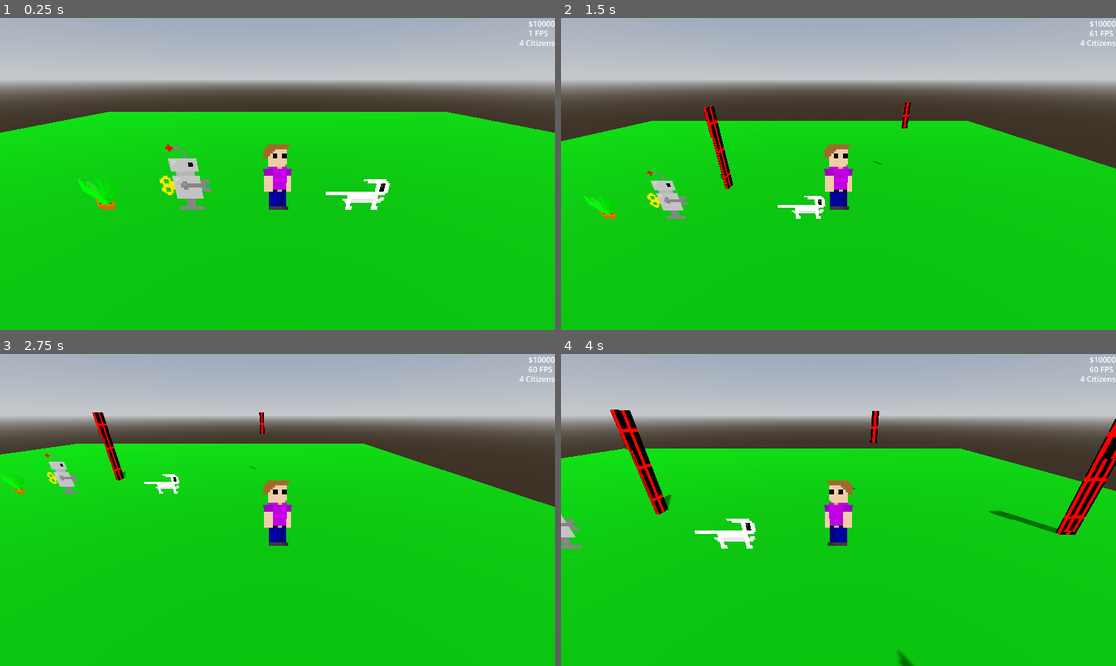
Above: before the commit, frames 1-4 (two rows, left to right).
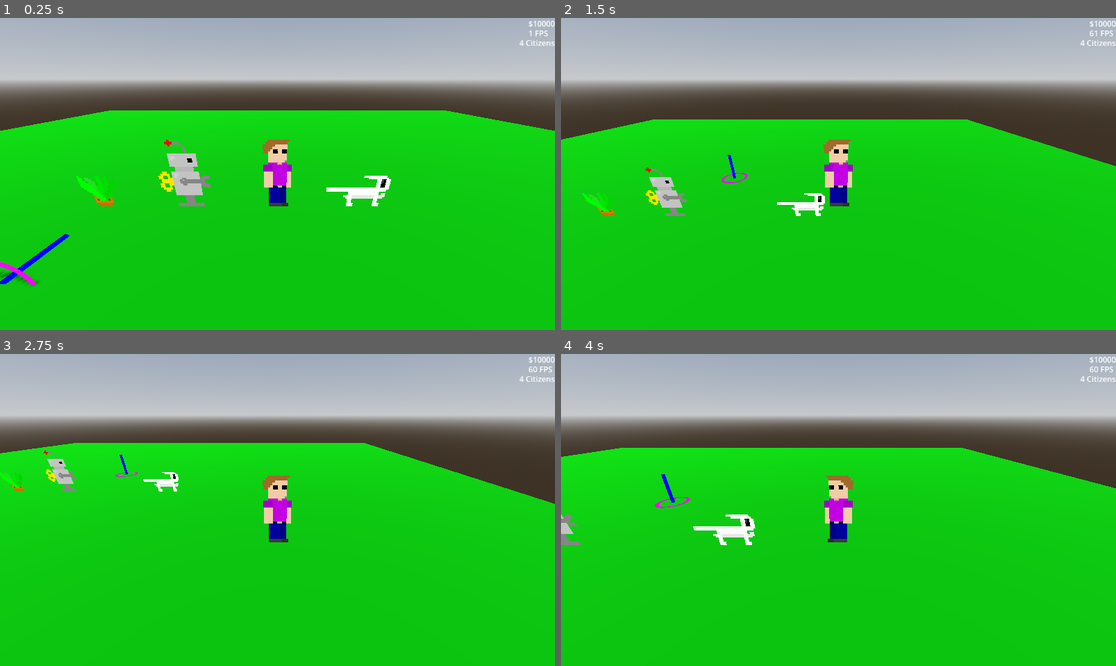
Above: after the commit, the same moments.

Repository: Jcodefox/ProjectCommonGround
Game: Godot game, scene res://scenes/world_3d.tscn
Same seed, same stepped clock (60 frames per second), same inputs: the game is played once before the commit and once after it.
Inputs (mouse positions are in pixels of both pictures, inside the frame that each line leads up to):
- Up to frame 1 (0.25 s): no input
- Up to frame 2 (1.5 s): tap Enter at 0.5 s; move the mouse to (960, 158) at 0.52 s; hold D (right) 0.53-1.28 s; right-click (960, 158) at 0.6 s; click (960, 158) at 0.67 s; tap Space (jump) at 0.77, 1.07 s; tap E (interact) at 0.8, 1.35 s; move the mouse to (727, 189) at 1.27 s; hold S (down) from 1.28 s (still down); click (727, 189) at 1.42 s
- Up to frame 3 (2.75 s): tap Space (jump) at 1.52, 1.82 s; tap Mouse wheel down (scroll_down) at 1.55, 2.1 s; move the mouse to (333, 441) at 2.02 s; release S (down) at 2.03 s; hold D (right) from 2.03 s (still down); click (333, 441) at 2.17 s; tap Mouse wheel up (scroll_up) at 2.3 s
- Up to frame 4 (4 s): move the mouse to (810, 572) at 2.77 s; release D (right) at 2.78 s; hold W (up) 2.78-3.53 s; tap Mouse wheel up (scroll_up) at 2.85 s; click (810, 572) at 2.92 s; tap Space (jump) at 3.02, 3.05, 3.32 s; move the mouse to (1005, 556) at 3.52 s; hold A (left) from 3.53 s (still down); hold Space (jump) from 3.53 s (still down); click (1005, 556) at 3.67 s; right-click (1005, 556) at 3.8 s

The runs differ from the first frame. In frame 1, 2.5% of the frame differs, in the area x 0-100%, y 29-86%; in frame 2, 2.2%; in frame 3, 1.7%; in frame 4, 4.1%, in the area x 0-100%, y 17-100%.

Commit message:
Worked on code for placing doors. Everything is buggy in this commit.

Diff:
--- /dev/null
+++ b/prefabs/door.tscn
@@ -0,0 +1,5 @@
+[gd_scene format=3 uid="uid://bw37opep3khxy"]
+
+[node name="Door" type="CSGBox3D"]
+operation = 2
+size = Vector3(1, 2, 1)
--- a/scenes/world_3d.tscn
+++ b/scenes/world_3d.tscn
@@ -42,6 +42,23 @@
 [sub_resource type="CapsuleShape3D" id="CapsuleShape3D_ippaq"]
 radius = 0.2
 height = 0.8
+
+[sub_resource type="StandardMaterial3D" id="StandardMaterial3D_1qqyy"]
+shading_mode = 0
+albedo_color = Color(1, 0, 1, 1)
+
+[sub_resource type="TorusMesh" id="TorusMesh_a23sj"]
+inner_radius = 0.4
+outer_radius = 0.5
+
+[sub_resource type="StandardMaterial3D" id="StandardMaterial3D_kiqob"]
+shading_mode = 0
+albedo_color = Color(0, 0, 1, 1)
+
+[sub_resource type="CylinderMesh" id="CylinderMesh_ddf7y"]
+top_radius = 0.05
+bottom_radius = 0.05
+height = 1.0
 
 [sub_resource type="Gradient" id="Gradient_e0hen"]
 interpolation_mode = 1
@@ -188,7 +205,7 @@
 region_rect = Rect2(0, 0, 32, 32)
 
 [node name="Camera3D" type="Camera3D" parent="Player"]
-transform = Transform3D(1, 0, 0, 0, 0.906308, 0.422618, 0, -0.422618, 0.906308, 0, 2, 4)
+transform = Transform3D(1, 0, 0, 0, 0.906308, 0.422618, 0, -0.422618, 0.906308, 0, 1.9, 4)
 
 [node name="Decal" type="Decal" parent="Player"]
 transform = Transform3D(1, 0, 0, 0, 1, 0, 0, 0, 1, 0, -1.79, 0)
@@ -256,8 +273,20 @@
 texture_albedo = SubResource("GradientTexture2D_5585g")
 upper_fade = 0.01
 
+[node name="Cursor" type="Node3D" parent="."]
+transform = Transform3D(1, 0, 0, 0, 1, 0, 0, 0, 1, -4, 0, 2)
+
+[node name="MeshInstance3D" type="MeshInstance3D" parent="Cursor"]
+transform = Transform3D(1, 0, 0, 0, 1.31134e-08, 1, 0, -0.1, 1.31134e-07, 0, 0, 0)
+material_override = SubResource("StandardMaterial3D_1qqyy")
+mesh = SubResource("TorusMesh_a23sj")
+
+[node name="MeshInstance3D2" type="MeshInstance3D" parent="Cursor"]
+transform = Transform3D(1, 0, 0, 0, 1.31134e-07, 1, 0, -1, 1.31134e-07, 0, 0, -0.5)
+material_override = SubResource("StandardMaterial3D_kiqob")
+mesh = SubResource("CylinderMesh_ddf7y")
+
 [node name="Building" type="CSGCombiner3D" parent="."]
-transform = Transform3D(1, 0, 0, 0, 1, 0, 0, 0, 1, 0, 1.5, 0)
 material_override = SubResource("StandardMaterial3D_alqwv")
 collision_layer = 11
 collision_mask = 11
@@ -270,11 +299,6 @@
 operation = 2
 size = Vector3(0.9, 4.8, 0.9)
 
-[node name="Door" type="CSGBox3D" parent="Building"]
-transform = Transform3D(1, 0, 0, 0, 1, 0, 0, 0, 1, 0, -0.4, 0.5)
-operation = 2
-size = Vector3(1, 2, 0.1)
-
 [node name="PlacementArea" type="Area3D" parent="Building"]
 collision_layer = 4
 collision_mask = 4
@@ -282,3 +306,10 @@
 [node name="CollisionShape3D" type="CollisionShape3D" parent="Building/PlacementArea"]
 transform = Transform3D(1, 0, 0, 0, 1, 0, 0, 0, 1, 0, 0.01, 0)
 shape = SubResource("BoxShape3D_q3bje")
+
+[node name="CSGCombiner3D" type="CSGCombiner3D" parent="."]
+material_override = SubResource("StandardMaterial3D_alqwv")
+operation = 1
+use_collision = true
+collision_layer = 11
+collision_mask = 11
--- a/scripts/building.gd
+++ b/scripts/building.gd
@@ -5,25 +5,45 @@
 var mouse_down_pos: Vector3 = Vector3.ZERO
 var was_mouse_pressed: bool = false
 
+var place_mode: bool = false
+var cursor: Node3D
+var door_prefab := preload("res://prefabs/door.tscn")
+
 # Called when the node enters the scene tree for the first time.
 func _ready():
 	visible = not is_placeholder
+	if is_placeholder:
+		cursor = $"../Cursor"
 
 # Called every frame. 'delta' is the elapsed time since the previous frame.
 func _physics_process(delta):
 	if not is_placeholder:
 		if Input.is_action_just_pressed("dig"):
 			var result := raycast(was_mouse_pressed, 8)
+			print(result)
 			if result.has("collider"):
 				result["collider"].queue_free()
 		return
-	if Input.is_action_just_pressed("scroll_up"):
-		height += 1.0
-	if Input.is_action_just_pressed("scroll_down"):
-		height -= 1.0
-		height = max(height, 1.0)
+	if Input.is_action_just_pressed("interact"):
+		place_mode = not place_mode
+	if not place_mode:
+		return
+
+	var tmp_result := raycast(was_mouse_pressed, 4 if was_mouse_pressed else 2)
+	if tmp_result.has("position"):
+		cursor.position = tmp_result["position"]
+		if tmp_result["normal"] != Vector3.UP and tmp_result["normal"] != Vector3.DOWN:
+			#cursor.look_at(cursor.position + tmp_result["normal"])
+			pass
+		else:
+			cursor.look_at(cursor.position + tmp_result["normal"], Vector3.FORWARD)
 	if Input.is_mouse_button_pressed(MOUSE_BUTTON_LEFT):
 		visible = true
+		if Input.is_action_just_pressed("scroll_up"):
+			height += 1.0
+		if Input.is_action_just_pressed("scroll_down"):
+			height -= 1.0
+			height = max(height, 1.0)
 		var result := raycast(was_mouse_pressed, 4 if was_mouse_pressed else 2)
 		if result.has("position"):
 			if not was_mouse_pressed:
@@ -37,8 +57,6 @@
 			position.z = (corner_a.z + corner_b.z) * 0.5
 			$CSGBox3D.size += Vector3(0, height, 0)
 			$CSGBox3D2.size = $CSGBox3D.size - Vector3(0.1, 0.2, 0.1)
-			$Door.position.y = -$CSGBox3D.size.y * 0.5 + $Door.size.y * 0.5
-			$Door.position.z = $CSGBox3D.size.z * 0.5
 			position.y = abs(mouse_down_pos.y + $CSGBox3D.size.y * 0.5)
 			$PlacementArea.global_position.y = mouse_down_pos.y
 			$PlacementArea/CollisionShape3D.shape.size = abs(Vector3($CSGBox3D.size.x * 2, 0.01, $CSGBox3D.size.z * 2)) + Vector3(10.0, 0.0, 10.0)
@@ -46,12 +64,21 @@
 	else:
 		if was_mouse_pressed:
 			var new_building := duplicate(7)
-			new_building.use_collision = true
 			new_building.get_node("PlacementArea").queue_free()
 			new_building.is_placeholder = false
-			get_parent().add_child(new_building)
+			get_node("../CSGCombiner3D").add_child(new_building)
 			visible = false
 		was_mouse_pressed = false
+	if Input.is_action_just_pressed("jump"):
+		var result := raycast(was_mouse_pressed, 4 if was_mouse_pressed else 2)
+		if result.has("position"):
+			var new_door := door_prefab.instantiate()
+			new_door.position = result["position"]
+			get_node("../CSGCombiner3D").add_child(new_door)
+			if tmp_result["normal"] != Vector3.UP and tmp_result["normal"] != Vector3.DOWN:
+				new_door.look_at(cursor.position + tmp_result["normal"])
+			else:
+				new_door.look_at(cursor.position + tmp_result["normal"], Vector3.FORWARD)
 
 func raycast(collide_with_areas: bool, mask: int) -> Dictionary:
 	var camera: Camera3D = get_viewport().get_camera_3d()
Not shown: 1 places in scenes/world_3d.tscn that only renumber resources
